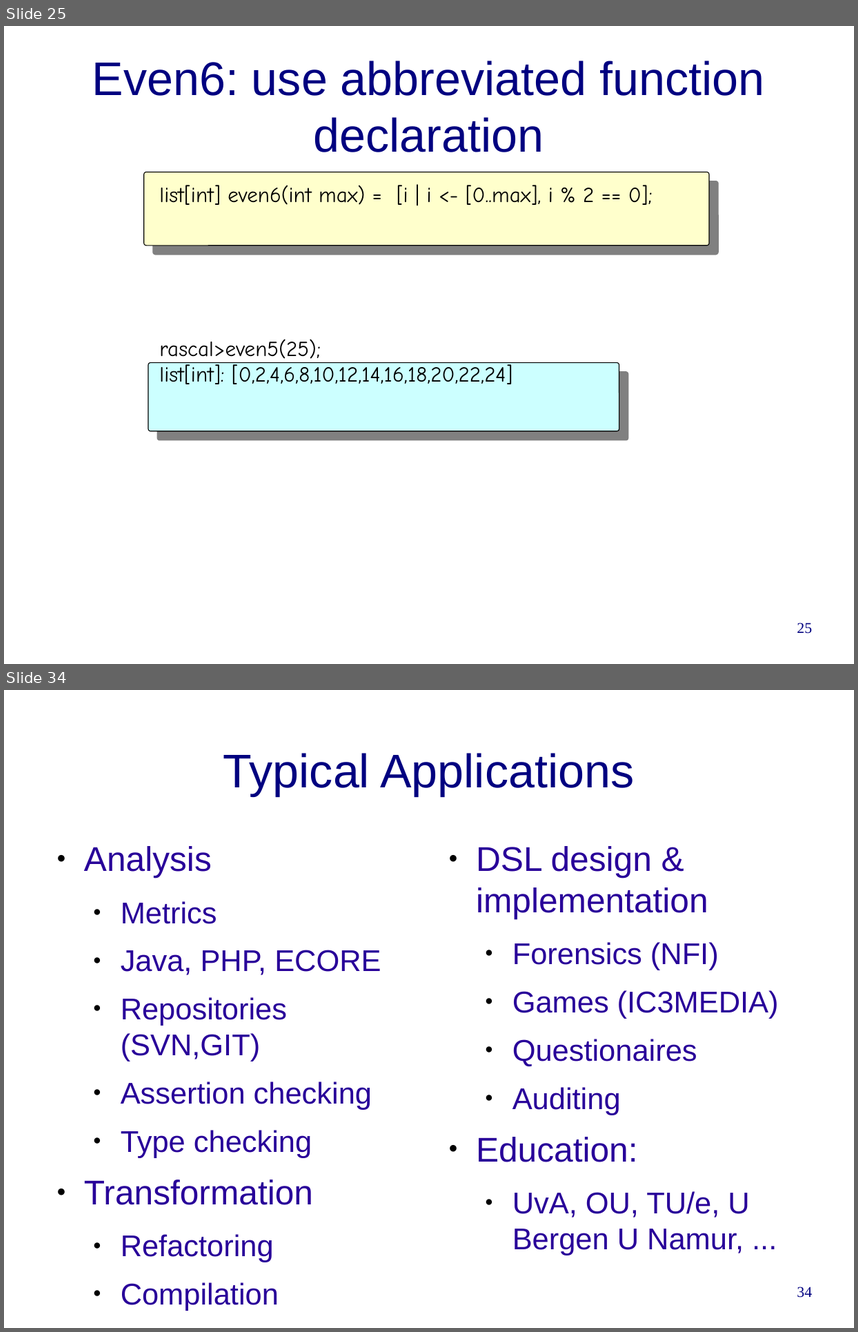
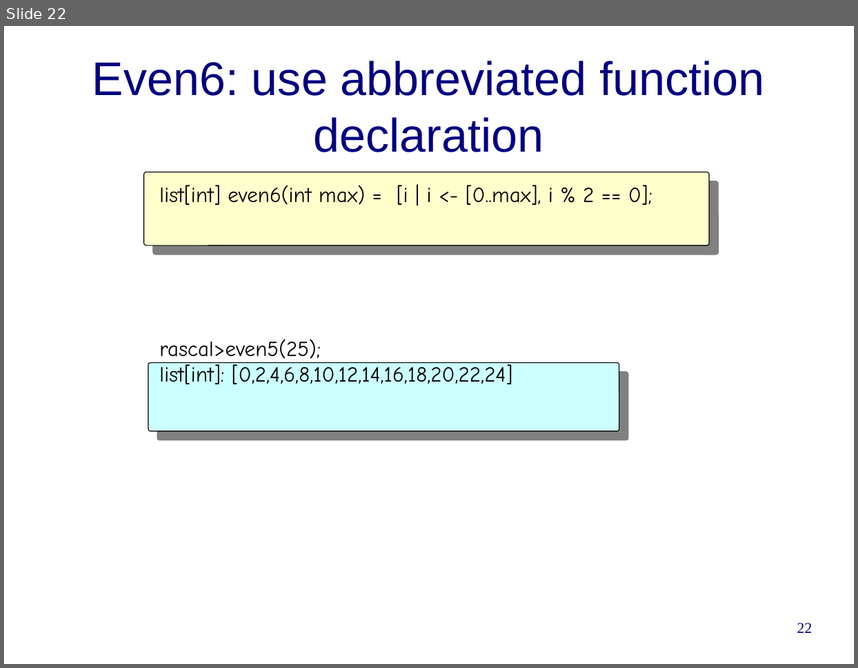
Before and after one commit to cwi-swat/rascal-course-pldi-2015, a slide deck: presentations/rascal-overview.odp. Shown one above the other, each under a label of ours: slides 25 and 34 before the commit, slide 22 after it; the slides between them are not shown. The pictures are 858x1332 and 858x668 pixels, drawn with LibreOffice and Linux fonts; fonts in the diff are those of the drawing; background and template pictures are left out. Boxes give left, top, right and bottom in pixels: in the first picture for what was removed or moved away, otherwise in the second. Text is boxed around its words. In the diff, an @@ line names an element or a change of style, - is before the commit and + after.

Commit message:
First version of Rascal Overview; Added a slot for HackYourJavaScript

```diff
--- a/presentations/rascal-overview.odp
+++ b/presentations/rascal-overview.odp
@@ slide 34 removed at [4,690,854,1328], background #FFFFFF @@
@@ title removed at [223,753,634,796] @@
-Typical Applications
@@ text removed at [84,846,381,1310] @@
-● Analysis
-  ● Metrics
-  ● Java, PHP, ECORE
-  ● Repositories (SVN,GIT)
-  ● Assertion checking
-  ● Type checking
-● Transformation
-  ● Refactoring
-  ● Compilation
@@ text removed at [476,846,779,1255] @@
-● DSL design & implementation
-  ● Forensics (NFI)
-  ● Games (IC3MEDIA)
-  ● Questionaires
-  ● Auditing
-● Education:
-  ● UvA, OU, TU/e, U Bergen U Namur, ...
@@ page number removed at [797,1286,812,1297] @@
-34
@@ what was slide 25 is now slide 22 @@
@@ page number at [797,622,812,633]: text changed @@
-25
+22
```
Also in this commit, not shown: 4 slides changed, 2 slides added, 11 other slides removed, 2 other files.
